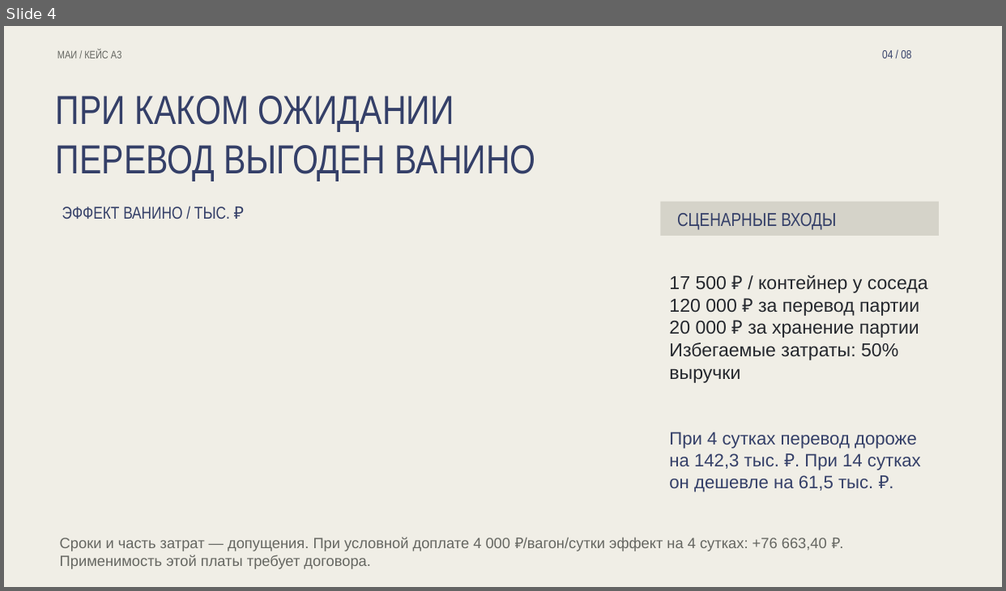
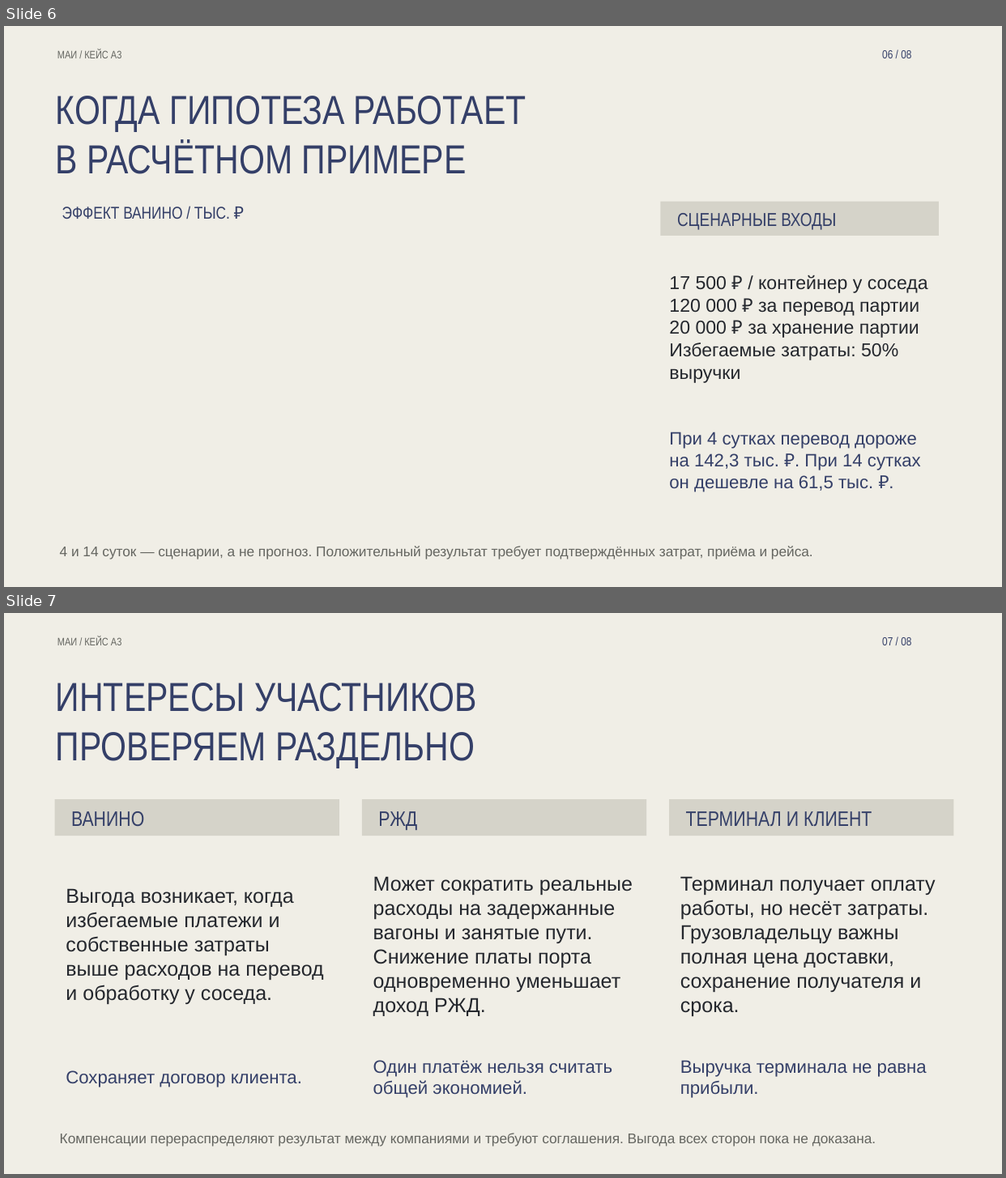
Before and after one commit to iszenzi/case-championship-hackathon-3-case, a slide deck: presentation/Vanino_Object_Motion.pptx. Shown one above the other, each under a label of ours: slide 4 before the commit, slides 6 and 7 after it. The pictures are 1006x591 and 1006x1178 pixels, drawn with LibreOffice and Linux fonts; fonts in the diff are those of the drawing. Boxes give left, top, right and bottom in pixels: in the first picture for what was removed or moved away, otherwise in the second. Text is boxed around its words. In the diff, an @@ line names an element or a change of style, - is before the commit and + after.

```diff
--- a/presentation/Vanino_Object_Motion.pptx
+++ b/presentation/Vanino_Object_Motion.pptx
@@ slide 7 added at (x1=4, y1=613, x2=1002, y2=1174), background #F0EEE6 @@
@@ text added at (x1=57, y1=636, x2=121, y2=645), 10.5 pt, text #656661 @@
+МАИ / КЕЙС A3
@@ text added at (x1=882, y1=637, x2=911, y2=645), 11.2 pt, text #343F68 @@
+07 / 08
@@ text added at (x1=56, y1=683, x2=476, y2=712), 39 pt, text #343F68 @@
+ИНТЕРЕСЫ УЧАСТНИКОВ
@@ text added at (x1=56, y1=732, x2=475, y2=769), 39 pt, text #343F68 @@
+ПРОВЕРЯЕМ РАЗДЕЛЬНО
@@ rectangle added at (x1=55, y1=799, x2=339, y2=836), fill #D5D3C9 @@
@@ rectangle added at (x1=362, y1=799, x2=646, y2=836), fill #D5D3C9 @@
@@ rectangle added at (x1=670, y1=799, x2=954, y2=836), fill #D5D3C9 @@
@@ text added at (x1=71, y1=811, x2=144, y2=826), 20.2 pt, text #343F68 @@
+ВАНИНО
@@ text added at (x1=378, y1=811, x2=417, y2=830), 20.2 pt, text #343F68 @@
+РЖД
@@ text added at (x1=686, y1=811, x2=872, y2=826), 20.2 pt, text #343F68 @@
+ТЕРМИНАЛ И КЛИЕНТ
@@ text added at (x1=373, y1=876, x2=633, y2=1016), 19.5 pt, text #24272D @@
+Может сократить реальные расходы на задержанные вагоны и занятые пути. Снижение платы порта одновременно уменьшает доход РЖД.
@@ text added at (x1=680, y1=876, x2=936, y2=1016), 19.5 pt, text #24272D @@
+Терминал получает оплату работы, но несёт затраты. Грузовладельцу важны полная цена доставки, сохранение получателя и срока.
@@ text added at (x1=66, y1=888, x2=323, y2=1004), 19.5 pt, text #24272D @@
+Выгода возникает, когда избегаемые платежи и собственные затраты выше расходов на перевод и обработку у соседа.
@@ text added at (x1=66, y1=1071, x2=302, y2=1088), 17.2 pt, text #343F68 @@
+Сохраняет договор клиента.
@@ text added at (x1=373, y1=1060, x2=612, y2=1098), 17.2 pt, text #343F68 @@
+Один платёж нельзя считать общей экономией.
@@ text added at (x1=680, y1=1060, x2=927, y2=1098), 17.2 pt, text #343F68 @@
+Выручка терминала не равна прибыли.
@@ text added at (x1=60, y1=1133, x2=876, y2=1146), 13.5 pt, text #656661 @@
+Компенсации перераспределяют результат между компаниями и требуют соглашения. Выгода всех сторон пока не доказана.
@@ what was slide 4 is now slide 6 @@
@@ slide 6 changed as well @@
@@ text at (x1=882, y1=50, x2=911, y2=58): text changed @@
-04 / 08
+06 / 08
@@ text at (x1=56, y1=96, x2=526, y2=132): text changed @@
-ПРИ КАКОМ ОЖИДАНИИ
+КОГДА ГИПОТЕЗА РАБОТАЕТ
@@ text at (x1=56, y1=141, x2=467, y2=174): text changed @@
-ПЕРЕВОД ВЫГОДЕН ВАНИНО
+В РАСЧЁТНОМ ПРИМЕРЕ
@@ text at (x1=60, y1=546, x2=813, y2=559): text changed; size 14.2 to 13.5 pt @@
-Сроки и часть затрат — допущения. При условной доплате 4 000 ₽/вагон/сутки эффект на 4 сутках: +76 663,40 ₽. Применимость этой платы требует договора.
+4 и 14 суток — сценарии, а не прогноз. Положительный результат требует подтверждённых затрат, приёма и рейса.
```
Also in this commit, not shown: 2 other slides changed, 4 other slides added, 5 slides removed, 12 other files.
